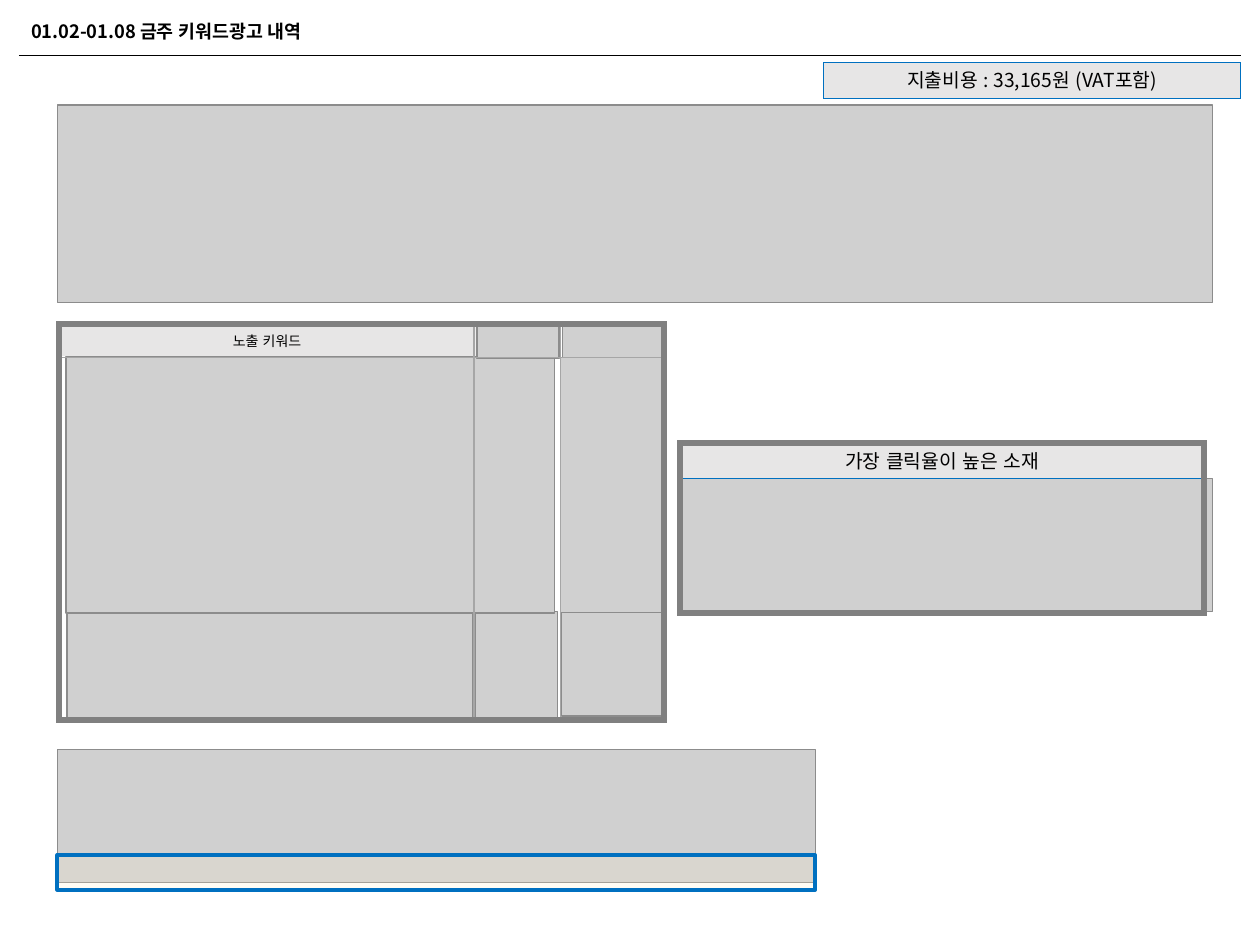
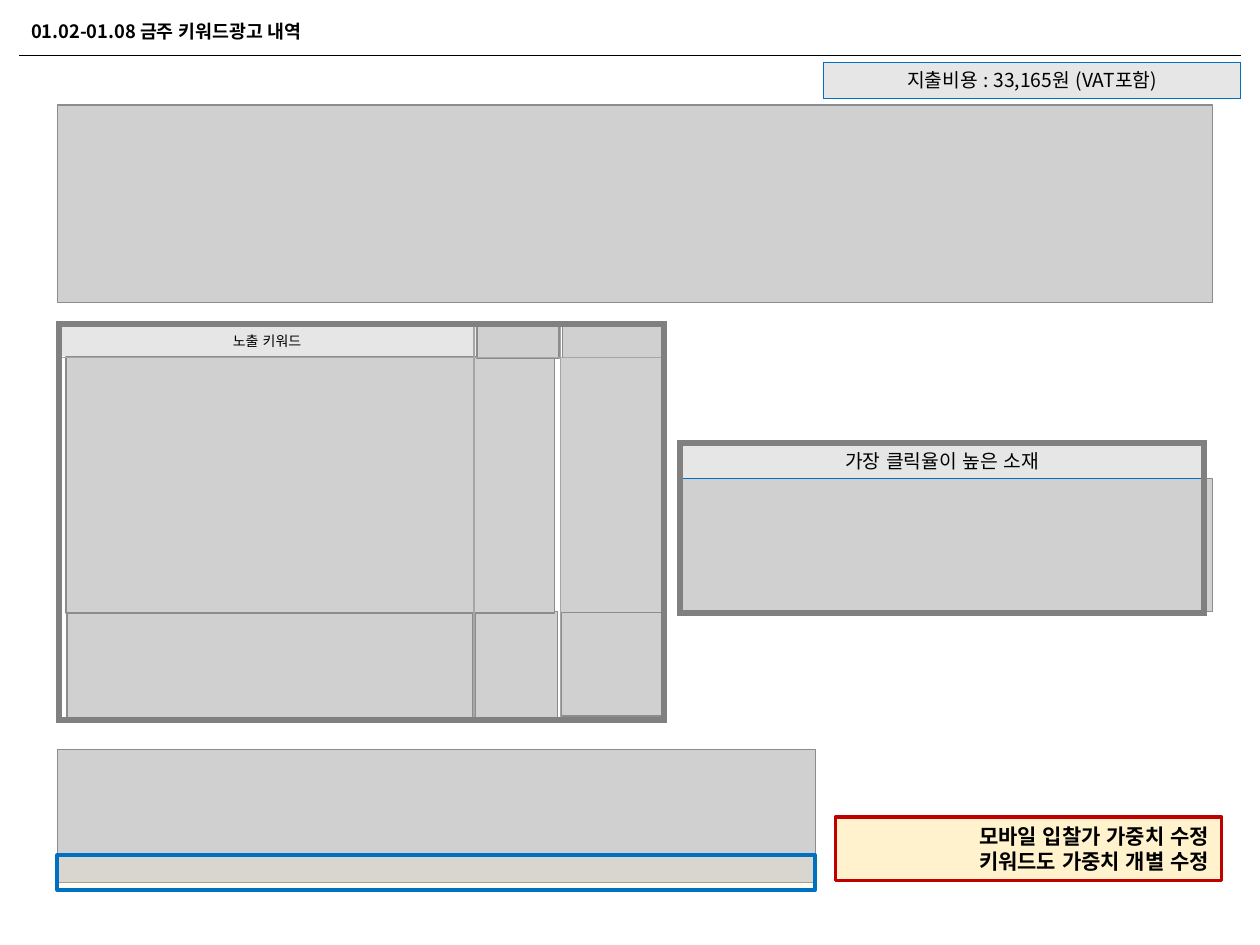
Before and after one commit to naxvinci/marketing, a slide deck: slide 4 of 업무보고0108.pptx. Drawn at 1260x945 pixels with LibreOffice and Linux fonts; fonts in the diff are those of the drawing; grey boxes stand for pictures. Boxes give left, top, right and bottom in pixels: in the first picture for what was removed or moved away, otherwise in the second. Text is boxed around its words. In the diff, an @@ line names an element or a change of style, - is before the commit and + after.

Commit message:
20210109

```diff
--- a/업무보고0108.pptx
+++ b/업무보고0108.pptx
@@ rectangle added at <box>835,818,1221,881</box>, fill #FFF2CC, outline #C00000 2 pt, 12 pt, text #000000, bold @@
+모바일 입찰가 가중치 수정
+키워드도 가중치 개별 수정
```
